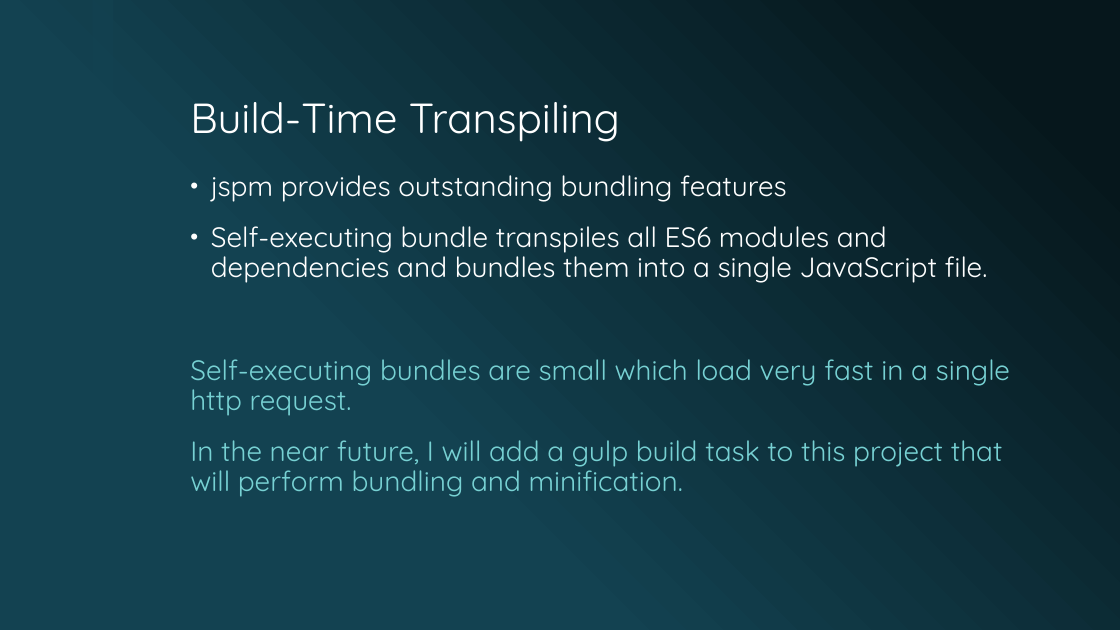
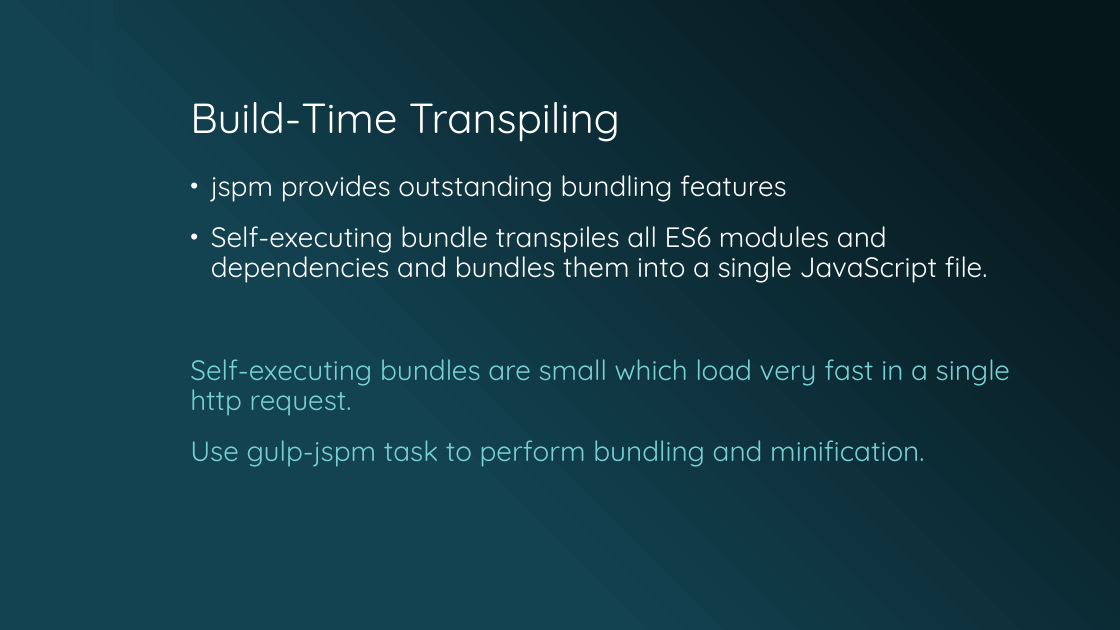
Before and after one commit to lukekedz/ReviewPresentation, a slide deck: slide 13 of Deck/Testable ES2015 AngularJS 1.5.x Component-based Applications.pptx. Drawn at 1120x630 pixels with LibreOffice and Linux fonts; fonts in the diff are those of the drawing; background and template pictures are left out. Boxes give left, top, right and bottom in pixels: in the first picture for what was removed or moved away, otherwise in the second. Text is boxed around its words. In the diff, an @@ line names an element or a change of style, - is before the commit and + after.

Commit message:
Updated deck

```diff
--- a/Deck/Testable ES2015 AngularJS 1.5.x Component-based Applications.pptx
+++ b/Deck/Testable ES2015 AngularJS 1.5.x Component-based Applications.pptx
@@ text at [190, 440, 924, 467]: text changed @@
-In the near future, I will add a gulp build task to this project that will perform bundling and minification.
+Use gulp-jspm task to perform bundling and minification.
```
Also in this commit, not shown: 1 other slide changed.
